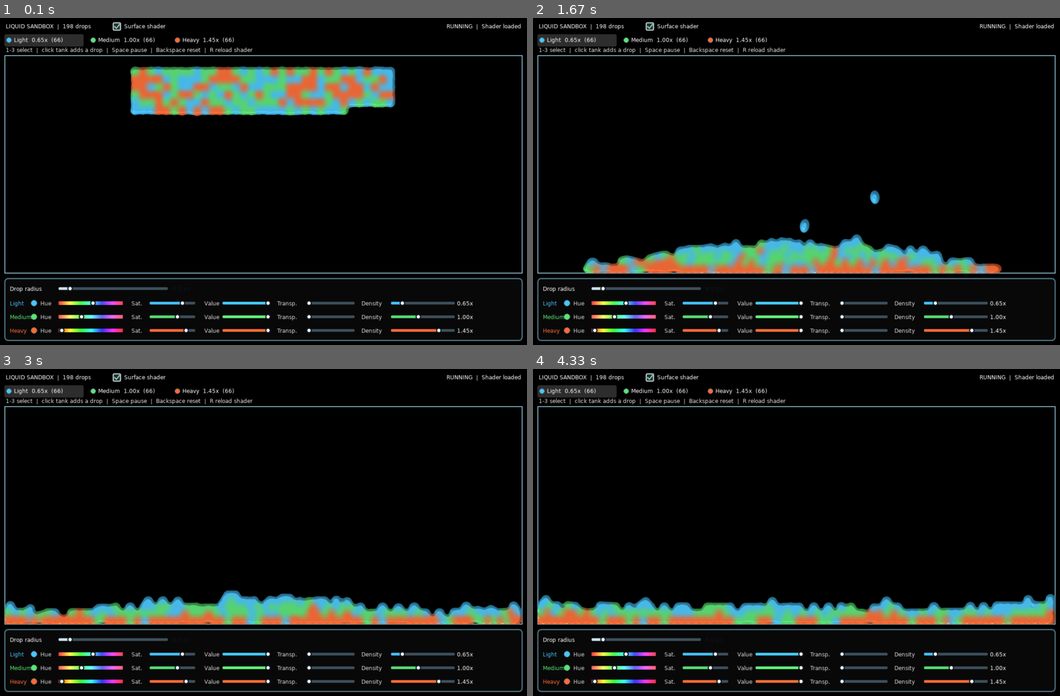
Above: before the commit, frames 1-4 (two rows, left to right).
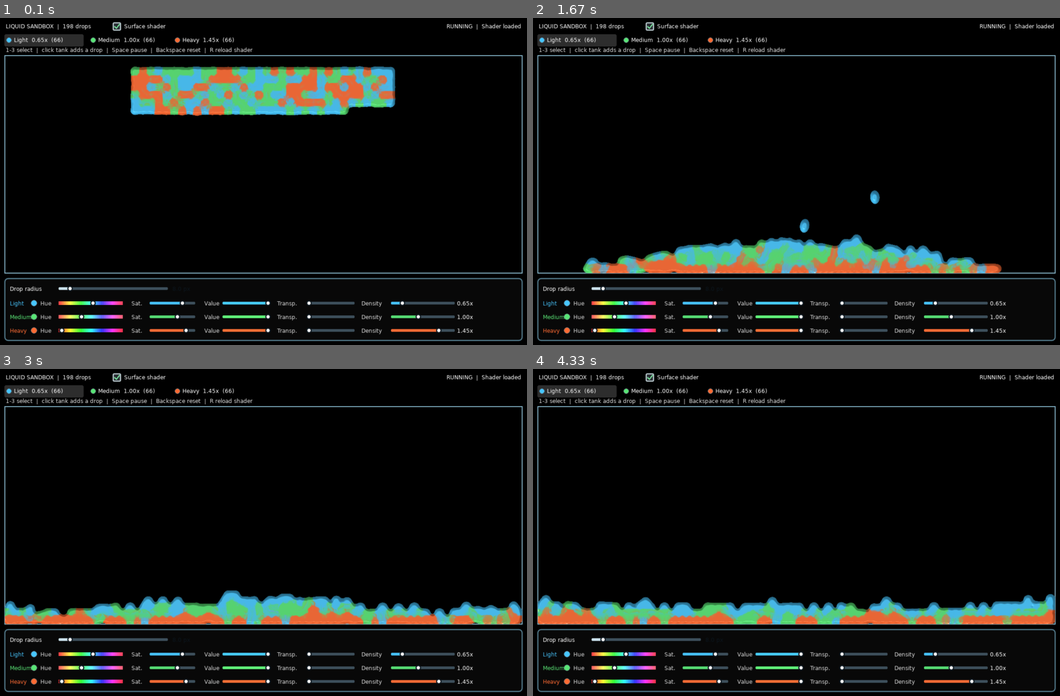
Above: after the commit, the same moments.

Repository: DaiterGG/RealisticLiquidTransfer
Game: LÖVE game, started from LovePreview/main.lua
The game is run twice, just before and just after one commit, with the same random seed, the same clock (stepped at 60 frames per second) and the same inputs.
Inputs (mouse positions are in pixels of both pictures, inside the frame that each line leads up to):
- Up to frame 1 (0.1 s): no input
- Up to frame 2 (1.67 s): move the mouse to (775, 194) at 0.37 s; move the mouse to (606, 299) at 0.87 s; move the mouse to (796, 220) at 1.37 s
- Up to frame 3 (3 s): move the mouse to (342, 460) at 1.87 s; move the mouse to (79, 604) at 2.43 s; move the mouse to (411, 565) at 2.93 s
- Up to frame 4 (4.33 s): move the mouse to (791, 548) at 3.43 s; move the mouse to (986, 467) at 3.93 s

The runs differ from the first frame. In frame 1, 3.0% of the frame differs, in the area x 24-75%, y 14-31%; in frame 2, 1.8%; in frame 3, 2.2%; in frame 4, 2.2%.

Commit message:
Sharpen liquid drop boundaries
Co-authored-by: Copilot <223556219+Copilot@users.noreply.github.com>

Diff:
--- a/LovePreview/main.lua
+++ b/LovePreview/main.lua
@@ -354,7 +354,7 @@
             "transitionOffset",
             { 3 / densityCanvasWidth, 3 / densityCanvasHeight }
         )
-        shader:send("colorTransitionSharpness", 0)
+        shader:send("colorTransitionSharpness", 3)
 
         love.graphics.setBlendMode("alpha", "alphamultiply")
         love.graphics.setShader(shader)
--- a/LovePreview/shader.glsl
+++ b/LovePreview/shader.glsl
@@ -70,14 +70,7 @@
         dot(centerPremultiplied - beforePremultiplied, colorSpan) / strongestContrast,
         0.0,
         1.0);
-    number configuredSharpness = clamp(colorTransitionSharpness / 3.0, 0.0, 1.0);
-    number opacityContrast = abs(colorBefore.a - colorAfter.a);
-    number sharpness = max(configuredSharpness, opacityContrast);
-    if (sharpness < 0.0001)
-    {
-        return centerColor;
-    }
-
+    number sharpness = clamp(colorTransitionSharpness / 3.0, 0.0, 1.0);
     number transitionWidth = mix(1.0, 0.08, sharpness);
     number splineBlend = smoothstep(
         0.5 - transitionWidth * 0.5,
@@ -96,7 +89,10 @@
     vec2 uv = clamp((screen_coords - tankOrigin) / tankSize, 0.0, 1.0);
     number density = getDensity(uv);
     vec4 sampledLiquidColor = getLiquidColor(uv);
-    sampledLiquidColor = sharpenLiquidColorTransition(uv, sampledLiquidColor);
+    if (colorTransitionSharpness > 0.0)
+    {
+        sampledLiquidColor = sharpenLiquidColorTransition(uv, sampledLiquidColor);
+    }
 
     number leftDensity = getDensity(uv - vec2(fieldTexelSize.x, 0.0));
     number rightDensity = getDensity(uv + vec2(fieldTexelSize.x, 0.0));
@@ -119,7 +115,7 @@
     number diffuse = 0.58 + 0.42 * clamp(dot(normal, lightDirection), 0.0, 1.0);
     vec3 halfDirection = normalize(lightDirection + vec3(0.0, 0.0, 1.0));
     number specular = pow(clamp(dot(normal, halfDirection), 0.0, 1.0), 28.0);
-    number alpha = smoothstep(0.44, 0.56, density);
+    number alpha = smoothstep(0.48, 0.52, density);
     number edge = 1.0 - smoothstep(0.55, 0.8, density);
 
     vec4 result = vec4(sampledLiquidColor.rgb, vertexColor.a * sampledLiquidColor.a);
